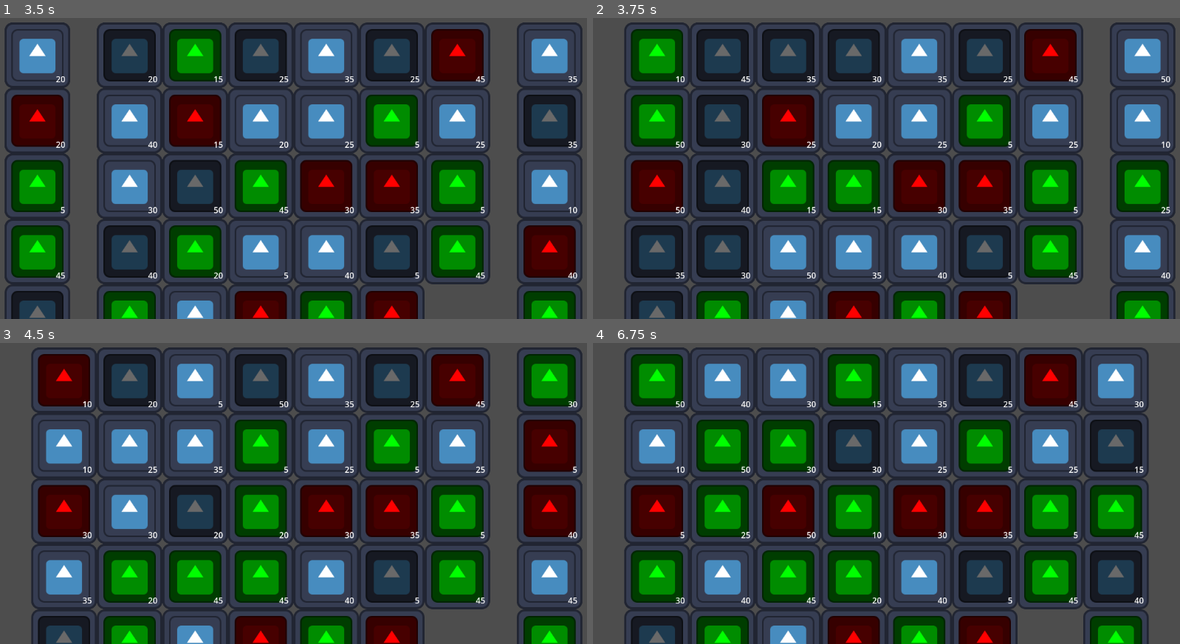
Above: before the commit, frames 1-4 (two rows, left to right).
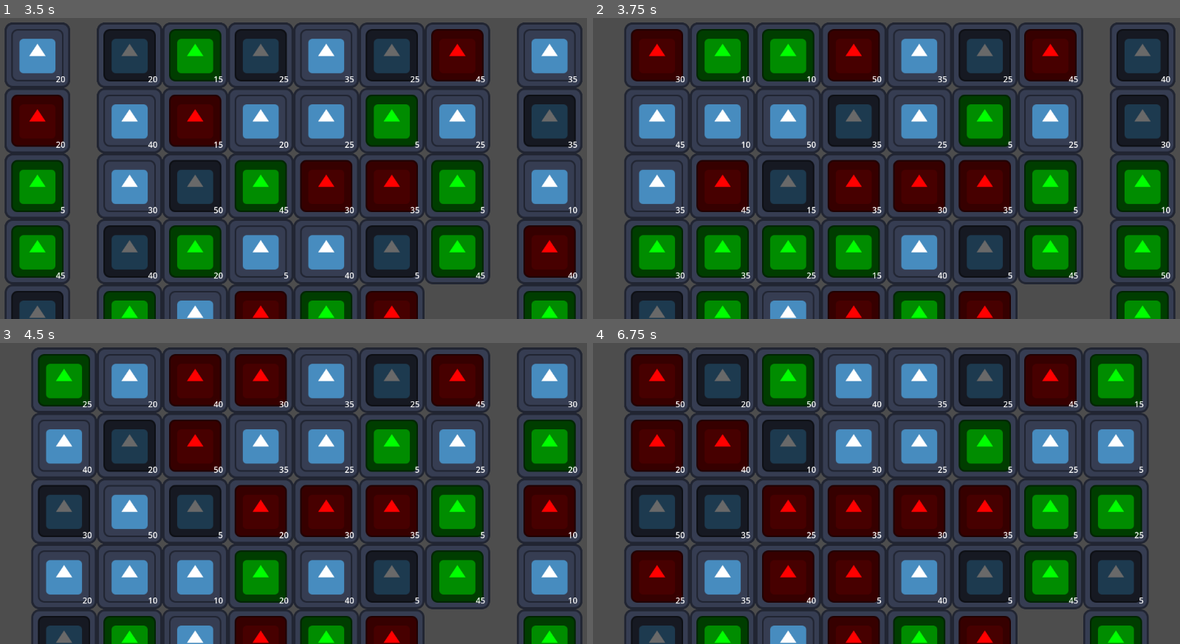
Above: after the commit, the same moments.

Repository: craigmjohnston/ld55
Game: Godot game, scene res://node_2d.tscn
Same seed, same stepped clock (60 frames per second), same inputs: the game is played once before the commit and once after it. The engine's default icon, where the game draws it, is replaced by a stand-in: a white triangle on a blue panel in a dark square.
Inputs:
- Up to frame 1 (3.5 s): tap Enter at 0.5, 2 s; hold Right (right_upnext) 0.53-1.28 s; hold Space (new_tile) 0.53-1.28 s; hold Left (left_upnext) 1.28-2.03 s; tap Space (new_tile) at 1.35, 2.85 s; hold Right (right_upnext) 2.03-2.78 s; hold Space (new_tile) 2.03-2.78 s; hold Down (bottom_upnext) from 2.78 s (still down)
- Up to frame 2 (3.75 s): tap Enter at 3.5 s; release Down (bottom_upnext) at 3.53 s; hold Left (left_upnext) from 3.53 s (still down); hold Space (new_tile) from 3.53 s (still down)
- Up to frame 3 (4.5 s): keep holding Left (left_upnext); release Space (new_tile) at 4.28 s; tap Space (new_tile) at 4.35 s
- Up to frame 4 (6.75 s): hold Space (new_tile) 5.03-5.78 s; release Left (left_upnext) at 5.78 s; hold Right (right_upnext) 5.78-6.53 s; tap Space (new_tile) at 5.85 s; hold Down (bottom_upnext) from 6.53 s (still down); hold Space (new_tile) from 6.53 s (still down)

Frame 1 is identical in both runs. In frame 2, 28% of the frame differs, in the area x 6-99%, y 3-87%; in frame 3, 20%; in frame 4, 24%.
Error in both runs: Out of bounds get index '0' (on base: 'Array') (res://Board.gd:111)

Commit message:
Win and lose conditions
Closes LD55-8
Closes LD55-9

Diff:
--- a/Game Manager.gd
+++ b/Game Manager.gd
@@ -1,4 +1,7 @@
 extends Node
+
+@export var target_score: int
+@export var max_turns: int
 
 @onready var board: Board = $Board
 @onready var upnext_right: Board = $UpNextRight
@@ -7,6 +10,7 @@
 @onready var upnext_bottom: Board = $UpNextBottom
 
 var rng = RandomNumberGenerator.new()
+var turn_counter = 0
 
 # At the start of the game we generate the board
 # And every turn we generate the UpNext boards
@@ -100,6 +104,16 @@
 	var score = board.calculate_score()
 	print_debug("score: ", score)
 
+	turn_counter += 1
+
+	if score > target_score:
+		print_debug("you win")
+		return
+
+	if turn_counter >= max_turns:
+		print_debug("you lose")
+		return
+
 	start_turn()
 
 func generate_tiles(width: int, height: int):
--- a/node_2d.tscn
+++ b/node_2d.tscn
@@ -10,6 +10,8 @@
 
 [node name="Game Manager" type="Node" parent="."]
 script = ExtResource("1_3sv4e")
+target_score = 500
+max_turns = 4
 
 [node name="Board" type="Node2D" parent="Game Manager"]
 position = Vector2(64, 64)
